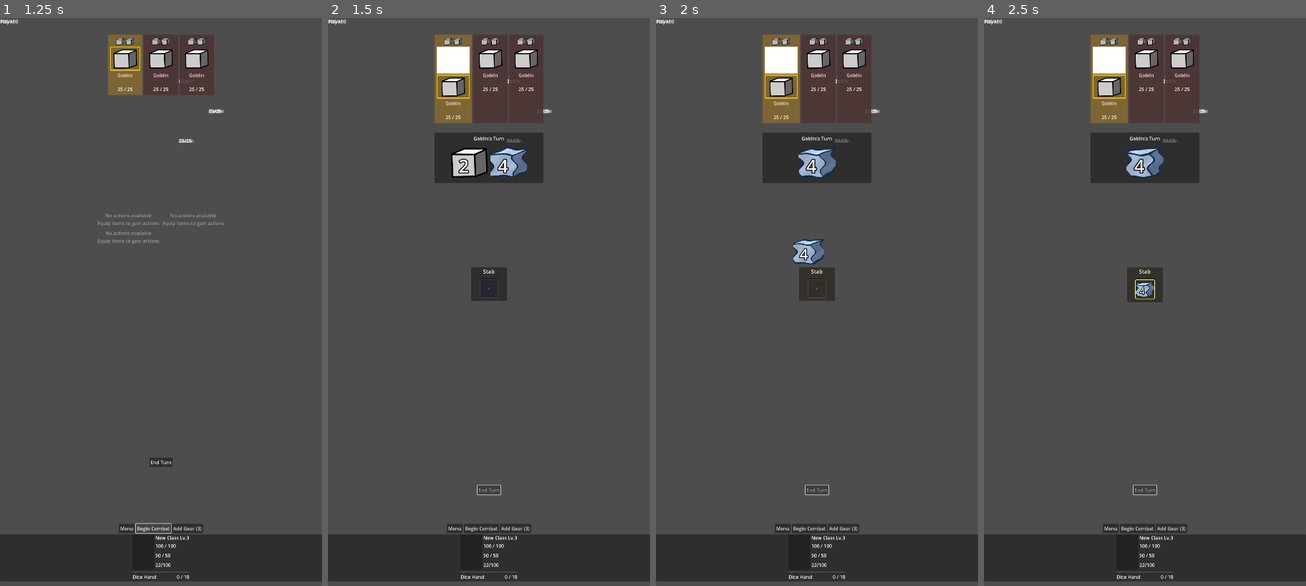
Above: before the commit, frames 1-4 (left to right).
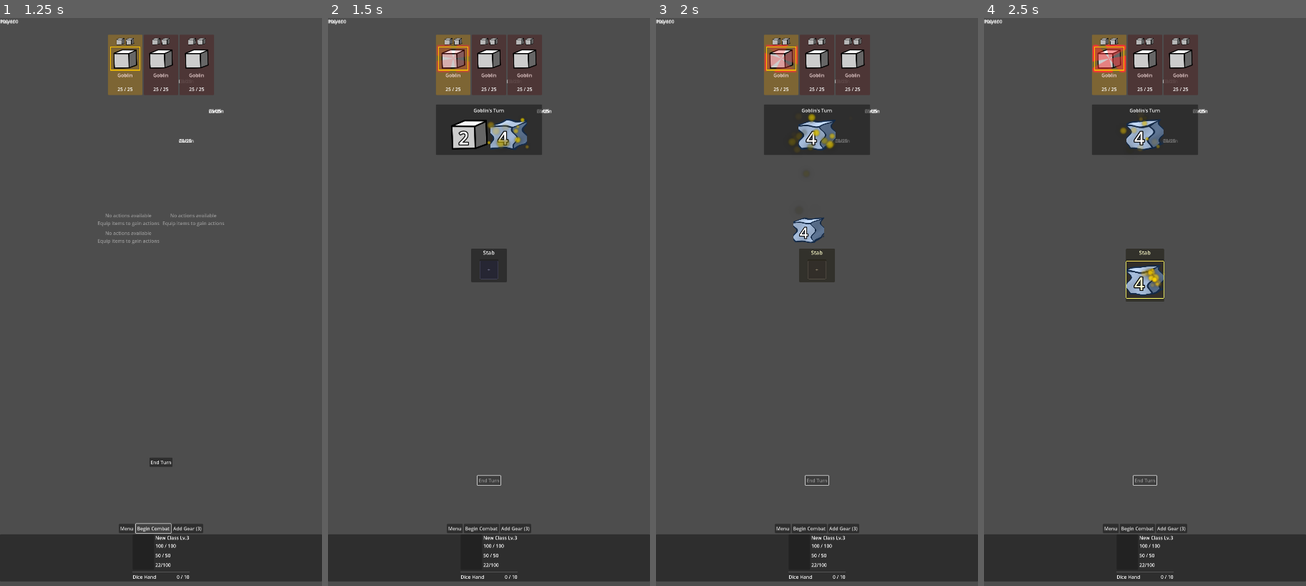
Above: after the commit, the same moments.

Repository: smugmonster66-design/godot-dice-rpg
Game: Godot game, scene res://scenes/game/map_scene.tscn
Two runs of this game, one before a commit and one after it. Both use one fixed random seed, a clock stepped at 60 frames per second and the inputs below.
Inputs (mouse positions are in pixels of both pictures, inside the frame that each line leads up to):
- Up to frame 1 (1.25 s): click "Begin Combat" at 0.5 s
- Up to frame 2 (1.5 s): click "End Turn" at 1.25 s
- Up to frame 3 (2 s): no input
- Up to frame 4 (2.5 s): tap Enter at 2 s; drag from (1109, 80) to (1177, 177) at 2.02 s

Frame 1 is identical in both runs. In frame 2, 6.2% of the frame differs, in the area x 33-68%, y 2-85%; in frame 3, 6.4%; in frame 4, 6.1%.

Commit message:
update

Diff:
--- a/assets/shaders/turn_indicator.gdshader
+++ b/assets/shaders/turn_indicator.gdshader
@@ -31,7 +31,7 @@
 		dist = rounded_box_sdf(uv, vec2(0.9, 0.9), corner_radius);
 	}
 
-	// Create outline band
+	// Create outline band - only visible near the edge
 	float edge = 1.0 - smoothstep(0.0, glow_width * 0.01, abs(dist));
 
 	// Calculate angle for spinning segments
@@ -47,13 +47,15 @@
 	// Pulse effect
 	float pulse = 1.0 - pulse_intensity + sin(TIME * pulse_speed) * pulse_intensity;
 
-	// Combine
+	// Combine for main glow
 	float glow = edge * segment_mask * pulse;
 
-	// Add soft outer glow
-	float outer_glow = (1.0 - smoothstep(0.0, glow_width * 0.025, dist)) * 0.4 * segment_mask * pulse;
-	glow += outer_glow;
+	// Add soft outer glow (only outside the shape)
+	float outer_glow = max(0.0, 1.0 - smoothstep(0.0, glow_width * 0.03, dist)) * 0.5 * segment_mask * pulse;
 
-	// Output - just the glow effect, fully transparent elsewhere
-	COLOR = vec4(glow_color.rgb, glow * glow_color.a);
+	// Final glow amount
+	float final_glow = glow + outer_glow;
+
+	// Output - ONLY the glow, transparent everywhere else
+	COLOR = vec4(glow_color.rgb, final_glow * glow_color.a);
 }
--- a/resources/dice/enemy/d6_goblin_water_enchant.tres
+++ b/resources/dice/enemy/d6_goblin_water_enchant.tres
@@ -1,13 +1,14 @@
-[gd_resource type="Resource" script_class="DieResource" load_steps=5 format=3 uid="uid://rtmmv2m3yyt1"]
+[gd_resource type="Resource" script_class="DieResource" load_steps=6 format=3 uid="uid://rtmmv2m3yyt1"]
 
 [ext_resource type="Texture2D" uid="uid://bpyoyfpeoa6hb" path="res://assets/dice/D6s/d6-basic.png" id="1_axhbu"]
 [ext_resource type="Script" uid="uid://s6ivem1wgjrx" path="res://resources/data/dice_affix.gd" id="1_iqnyg"]
 [ext_resource type="Script" uid="uid://d3l85pyscg85h" path="res://resources/data/die_resource.gd" id="2_qeita"]
 [ext_resource type="Resource" uid="uid://bgdacj1mitxxo" path="res://resources/dice_affixes/water_enchant_dieaffix.tres" id="3_lntug"]
+[ext_resource type="Resource" uid="uid://bjjh553nkxst3" path="res://resources/dice_affixes/sparkly_affix/sparkle_dieaffix.tres" id="4_lntug"]
 
 [resource]
 script = ExtResource("2_qeita")
 display_name = "Goblin Water Die"
 icon = ExtResource("1_axhbu")
-inherent_affixes = Array[ExtResource("1_iqnyg")]([ExtResource("3_lntug")])
+inherent_affixes = Array[ExtResource("1_iqnyg")]([ExtResource("3_lntug"), ExtResource("4_lntug")])
 metadata/_custom_type_script = "uid://d3l85pyscg85h"
--- /dev/null
+++ b/resources/dice_affixes/sparkly_affix/sparkle_dieaffix.tres
@@ -0,0 +1,12 @@
+[gd_resource type="Resource" script_class="DiceAffix" load_steps=3 format=3 uid="uid://bjjh553nkxst3"]
+
+[ext_resource type="Script" uid="uid://s6ivem1wgjrx" path="res://resources/data/dice_affix.gd" id="1_35sk6"]
+[ext_resource type="PackedScene" uid="uid://bwf37oja2yabr" path="res://scenes/effects/sparkle_particles.tscn" id="1_ixeym"]
+
+[resource]
+script = ExtResource("1_35sk6")
+trigger = 2
+visual_effect_type = 3
+particle_scene = ExtResource("1_ixeym")
+visual_priority = 10
+metadata/_custom_type_script = "uid://s6ivem1wgjrx"
--- a/resources/dice_affixes/water_enchant_dieaffix.tres
+++ b/resources/dice_affixes/water_enchant_dieaffix.tres
@@ -1,7 +1,7 @@
 [gd_resource type="Resource" script_class="DiceAffix" load_steps=3 format=3 uid="uid://bgdacj1mitxxo"]
 
 [ext_resource type="Script" uid="uid://s6ivem1wgjrx" path="res://resources/data/dice_affix.gd" id="1_yovjx"]
-[ext_resource type="Material" uid="uid://c7ivlm0ttuq4n" path="res://resources/shader_mats/water_wave_material.tres" id="2_jk1t2"]
+[ext_resource type="Material" uid="uid://c7ivlm0ttuq4n" path="res://resources/materials/water_wave_material.tres" id="2_jk1t2"]
 
 [resource]
 script = ExtResource("1_yovjx")
--- /dev/null
+++ b/scenes/effects/sparkle_particles.tscn
@@ -0,0 +1,31 @@
+[gd_scene load_steps=5 format=3 uid="uid://bwf37oja2yabr"]
+
+[ext_resource type="Texture2D" uid="uid://ya7pgq141gjn" path="res://assets/particles/circle_05.png" id="1_kynaq"]
+
+[sub_resource type="Gradient" id="Gradient_lky2y"]
+offsets = PackedFloat32Array(0, 0.35869566, 1)
+colors = PackedColorArray(0.003921569, 0.003921569, 0.003921569, 0, 0.99242693, 0.8910646, 0, 1, 1, 0.735357, 0.48452926, 0)
+
+[sub_resource type="GradientTexture1D" id="GradientTexture1D_vajmp"]
+gradient = SubResource("Gradient_lky2y")
+
+[sub_resource type="ParticleProcessMaterial" id="ParticleProcessMaterial_xfvg2"]
+particle_flag_disable_z = true
+emission_shape = 3
+emission_box_extents = Vector3(60, 60, 1)
+direction = Vector3(0, -1, 0)
+initial_velocity_min = 20.0
+initial_velocity_max = 50.0
+gravity = Vector3(0, 50, 0)
+scale_min = 0.049999997
+scale_max = 0.14999999
+color = Color(0.90223366, 0.88437605, 0, 1)
+color_ramp = SubResource("GradientTexture1D_vajmp")
+
+[node name="SparkleParticles" type="GPUParticles2D"]
+amount = 12
+texture = ExtResource("1_kynaq")
+lifetime = 0.8
+preprocess = 0.5
+explosiveness = 0.3
+process_material = SubResource("ParticleProcessMaterial_xfvg2")
--- a/scenes/ui/combat/enemy_slot.tscn
+++ b/scenes/ui/combat/enemy_slot.tscn
@@ -1,7 +1,7 @@
 [gd_scene load_steps=4 format=3 uid="uid://c1kmjpwav45is"]
 
 [ext_resource type="Script" uid="uid://c6e0qeqjwtccy" path="res://scripts/ui/combat/enemy_slot.gd" id="1_8vtss"]
-[ext_resource type="Material" uid="uid://bwfd8np5fyexg" path="res://resources/shader_mats/turn_indicator_material.tres" id="2_uy3ip"]
+[ext_resource type="Material" uid="uid://bwfd8np5fyexg" path="res://resources/materials/turn_indicator_material.tres" id="2_uy3ip"]
 
 [sub_resource type="StyleBoxFlat" id="StyleBoxFlat_8vtss"]
 bg_color = Color(0.6, 0.6, 0.6, 0)
--- a/scripts/ui/combat/action_field.gd
+++ b/scripts/ui/combat/action_field.gd
@@ -279,40 +279,25 @@
 
 	return true
 
-func _drop_data(_at_position: Vector2, data):
-	"""Handle die drop"""
-	if is_disabled:
-		return
-
-	var die = data.die as DieResource
-	if not die:
-		return
-
-	# Get source info from drop data
-	var source_visual = data.get("visual", null) as Control
-	var source_position = data.get("source_position", Vector2.ZERO)
-	var source_slot_index = data.get("slot_index", -1)
-
-	# If source visual provided, get its global position
-	if source_visual and is_instance_valid(source_visual):
-		source_position = source_visual.global_position
-		# Hide the source visual
-		source_visual.modulate.a = 0.3
-
-	# Place die with animation
-	place_die_animated(die, source_position, source_visual, source_slot_index)
-	action_selected.emit(self)
-
-func place_die_animated(die: DieResource, from_position: Vector2, source_visual: Control, source_slot_index: int):
+func _drop_data(_at_position: Vector2, data: Variant):
+	if data is Dictionary and data.has("die"):
+		var die = data["die"] as DieResource
+		var source_visual = data.get("visual", null)
+		var source_position = data.get("source_position", global_position)
+		var source_slot_index = data.get("slot_index", -1)
+
+		# Mark source as placed BEFORE animation
+		if source_visual and source_visual.has_method("mark_as_placed"):
+			source_visual.mark_as_placed()
+
+		place_die_animated(die, source_position, source_visual, source_slot_index)
+
+func place_die_animated(die: DieResource, from_position: Vector2, source_visual: Control = null, source_slot_index: int = -1):
 	"""Place a die with snap animation"""
-	if placed_dice.size() >= die_slots:
-		return
-	if is_disabled:
+	if placed_dice.size() >= die_slot_panels.size():
 		return
 
 	placed_dice.append(die)
-
-	# Store source info for return animation
 	dice_source_info.append({
 		"visual": source_visual,
 		"position": from_position,
@@ -330,15 +315,20 @@
 	for child in slot_panel.get_children():
 		child.queue_free()
 
-	# Create die visual
-	var die_visual = _create_placed_die_visual(die)
+	# Create die visual - START HIDDEN
+	var die_visual = _create_placed_die_visual(die, true)
 	slot_panel.add_child(die_visual)
 	dice_visuals.append(die_visual)
 
+	# Fade in quickly
+	var fade_tween = create_tween()
+	fade_tween.tween_property(die_visual, "modulate:a", 1.0, 0.1)
+
 	# Animate snap to slot
 	_animate_snap_to_slot(die_visual, slot_panel, from_position)
 
 	update_icon_state()
+
 
 func _animate_snap_to_slot(die_visual: Control, slot_panel: PanelContainer, from_position: Vector2):
 	"""Animate die snapping to its slot"""
@@ -375,30 +365,29 @@
 	"""Place a die without animation (for programmatic placement)"""
 	place_die_animated(die, global_position, null, -1)
 
-func _create_placed_die_visual(die: DieResource) -> Control:
+func _create_placed_die_visual(die: DieResource, start_hidden: bool = false) -> Control:
 	"""Create a visual for a placed die using DieVisual scene"""
 	var die_visual_scene = preload("res://scenes/ui/components/die_visual.tscn")
-	var visual = die_visual_scene.instantiate() as DieVisual
-
-	if not visual:
-		return null
-
-	visual.can_drag = false
-	visual.mouse_filter = Control.MOUSE_FILTER_IGNORE
-	visual.set_die(die)
-
-	# Create a container to hold and scale the visual
-	var container = Control.new()
-	container.custom_minimum_size = Vector2(62, 62)
-	container.clip_contents = true
-	container.mouse_filter = Control.MOUSE_FILTER_IGNORE
-
-	# Add visual and scale it
-	container.add_child(visual)
+	var visual = die_visual_scene.instantiate()
+
+	# Start hidden if requested (before adding to tree)
+	if start_hidden:
+		visual.modulate.a = 0
+
+	# Set die data
+	if visual.has_method("set_die"):
+		visual.set_die(die)
+
+	# Disable dragging
+	if visual.has_method("set"):
+		visual.set("can_drag", false)
+
+	# Configure size AFTER set_die so the visual is ready
+	visual.custom_minimum_size = Vector2(62, 62)
 	visual.scale = Vector2(0.5, 0.5)
-	visual.position = Vector2.ZERO
-
-	return container
+	visual.pivot_offset = Vector2(62, 62)
+
+	return visual
 
 # ============================================================================
 # ACTION STATE
--- a/scripts/ui/combat/combat_ui.gd
+++ b/scripts/ui/combat/combat_ui.gd
@@ -773,6 +773,7 @@
 	vbox.add_child(value_label)
 
 
+
 func _place_die_in_field_slot(field: ActionField, die: DieResource, slot_index: int):
 	"""Place a die directly into an action field slot"""
 	if slot_index >= field.die_slot_panels.size():
@@ -787,10 +788,30 @@
 	# Add die to placed_dice array
 	field.placed_dice.append(die)
 
-	# Create visual in slot
-	var die_visual = field._create_placed_die_visual(die)
+	# Create visual - start hidden
+	var die_visual_scene = preload("res://scenes/ui/components/die_visual.tscn")
+	var die_visual = die_visual_scene.instantiate()
+	die_visual.modulate.a = 0
+
+	# Add to tree FIRST
 	slot_panel.add_child(die_visual)
 	field.dice_visuals.append(die_visual)
+
+	# THEN set die and configure size
+	if die_visual.has_method("set_die"):
+		die_visual.set_die(die)
+	if die_visual.has_method("set"):
+		die_visual.set("can_drag", false)
+
+	# Apply sizing after in tree
+	die_visual.custom_minimum_size = Vector2(62, 62)
+	die_visual.size = Vector2(62, 62)
+	die_visual.scale = Vector2(0.5, 0.5)
+	die_visual.pivot_offset = Vector2(62, 62)
+
+	# Fade in
+	var tween = create_tween()
+	tween.tween_property(die_visual, "modulate:a", 1.0, 0.1)
 
 	# Flash effect on slot
 	var original_style = slot_panel.get_theme_stylebox("panel")
@@ -800,10 +821,9 @@
 		flash_style.set_border_width_all(2)
 		slot_panel.add_theme_stylebox_override("panel", flash_style)
 
-		# Revert after delay
-		var tween = create_tween()
-		tween.tween_interval(0.2)
-		tween.tween_callback(func():
+		var revert_tween = create_tween()
+		revert_tween.tween_interval(0.2)
+		revert_tween.tween_callback(func():
 			if is_instance_valid(slot_panel):
 				var revert_style = StyleBoxFlat.new()
 				revert_style.bg_color = Color(0.2, 0.2, 0.25)
--- a/scripts/ui/combat/enemy_slot.gd
+++ b/scripts/ui/combat/enemy_slot.gd
@@ -81,29 +81,39 @@
 
 # Add new function
 func _setup_turn_indicator():
-	"""Setup turn indicator shader"""
+	# Find or create the node
 	if not turn_indicator:
-		# Create it if not in scene
 		turn_indicator = ColorRect.new()
 		turn_indicator.name = "TurnIndicatorRect"
-		turn_indicator.custom_minimum_size = Vector2(110, 90)
 		turn_indicator.mouse_filter = Control.MOUSE_FILTER_IGNORE
 		turn_indicator.visible = false
-
-		# Insert before portrait
-		var vbox = $MarginContainer/VBox
-		if vbox and portrait_rect:
-			vbox.add_child(turn_indicator)
-			vbox.move_child(turn_indicator, portrait_rect.get_index())
-
-	# Load and apply shader material
+		turn_indicator.color = Color.WHITE
+
+		portrait_rect.add_child(turn_indicator)
+		portrait_rect.move_child(turn_indicator, 0)
+
+		turn_indicator.set_anchors_preset(Control.PRESET_FULL_RECT)
+		turn_indicator.offset_left = -8
+		turn_indicator.offset_top = -8
+		turn_indicator.offset_right = 8
+		turn_indicator.offset_bottom = 8
+
+	# ALWAYS apply material (even if node existed)
 	var shader_path = "res://resources/materials/turn_indicator_material.tres"
 	if ResourceLoader.exists(shader_path):
 		var base_material = load(shader_path) as ShaderMaterial
 		if base_material:
 			turn_indicator_material = base_material.duplicate()
 			turn_indicator.material = turn_indicator_material
-
+			print("✅ Turn indicator material applied")
+		else:
+			print("❌ Failed to load as ShaderMaterial")
+	else:
+		print("❌ Shader path doesn't exist: ", shader_path)
+	print("Turn indicator created: ", turn_indicator)
+	print("  Parent: ", turn_indicator.get_parent())
+	print("  Material: ", turn_indicator.material)
+	print("  Visible: ", turn_indicator.visible)
 
 # ============================================================================
 # PUBLIC METHODS
@@ -195,8 +205,11 @@
 
 # Add public methods
 func show_turn_indicator():
+	print("show_turn_indicator called")
+	print("  turn_indicator: ", turn_indicator)
 	"""Show the turn indicator for this enemy's turn"""
 	if turn_indicator:
+		print("  material: ", turn_indicator.material)
 		# Check if we have a portrait
 		var has_portrait = portrait_rect and portrait_rect.texture != null
 		if turn_indicator_material:
--- a/scripts/ui/components/die_visual.gd
+++ b/scripts/ui/components/die_visual.gd
@@ -43,6 +43,7 @@
 # Drag state
 var _drag_hide_tween: Tween = null
 var _is_being_dragged: bool = false
+var _was_placed: bool = false
 
 # ============================================================================
 # SIGNALS
@@ -108,6 +109,12 @@
 	particle_container.custom_minimum_size = effect_size
 	particle_container.size = effect_size
 	add_child(particle_container)
+
+
+# Add new function
+func mark_as_placed():
+	"""Called by action field when die is successfully placed"""
+	_was_placed = true
 
 # ============================================================================
 # DIE MANAGEMENT
@@ -363,6 +370,7 @@
 	if _is_being_dragged:
 		visible = false
 
+# Update _notification
 func _notification(what: int):
 	if what == NOTIFICATION_DRAG_END:
 		_is_being_dragged = false
@@ -371,8 +379,12 @@
 			_drag_hide_tween.kill()
 		_drag_hide_tween = null
 
-		visible = true
-		modulate = Color.WHITE
+		# Only restore if NOT placed in an action field
+		if not _was_placed:
+			visible = true
+			modulate = Color.WHITE
+		# If placed, stay hidden - pool refresh will handle cleanup
+
 
 func _create_drag_preview() -> Control:
 	var face_size = Vector2(124, 124)
--- a/shaders/enemy_selection_outline.gdshader
+++ b/shaders/enemy_selection_outline.gdshader
@@ -1,43 +1,81 @@
 // res://shaders/enemy_selection_outline.gdshader
+
 shader_type canvas_item;
 
 uniform vec4 outline_color : source_color = vec4(1.0, 0.9, 0.2, 1.0);
+
 uniform float outline_width : hint_range(0.0, 10.0) = 3.0;
+
 uniform float pulse_speed : hint_range(0.0, 10.0) = 2.0;
+
 uniform float pulse_min : hint_range(0.0, 1.0) = 0.4;
+
 uniform float pulse_max : hint_range(0.0, 1.0) = 1.0;
+
 uniform bool enabled = false;
 
 void fragment() {
+
     vec4 tex_color = texture(TEXTURE, UV);
 
+
+
     // Calculate pulse factor
+
     float pulse = (sin(TIME * pulse_speed) + 1.0) * 0.5;
+
     float alpha_mult = mix(pulse_min, pulse_max, pulse);
 
+
+
     // Sample neighboring pixels for outline
+
     vec2 pixel_size = 1.0 / vec2(textureSize(TEXTURE, 0));
+
     float outline_alpha = 0.0;
 
+
+
     // Check surrounding pixels
+
     for (float x = -outline_width; x <= outline_width; x += 1.0) {
+
         for (float y = -outline_width; y <= outline_width; y += 1.0) {
+
             if (x != 0.0 || y != 0.0) {
+
                 vec2 offset = vec2(x, y) * pixel_size;
+
                 float neighbor_alpha = texture(TEXTURE, UV + offset).a;
+
                 outline_alpha = max(outline_alpha, neighbor_alpha);
+
             }
+
         }
+
     }
 
+
+
     // Determine final color
+
     // If disabled, just use texture
+
     // If enabled and current pixel is transparent but neighbors aren't, draw outline
+
     // Otherwise use texture
 
+
+
     float is_outline_pixel = step(0.1, outline_alpha) * step(tex_color.a, 0.1);
+
     float use_outline = float(enabled) * is_outline_pixel;
 
+
+
     vec4 outline_result = vec4(outline_color.rgb, outline_color.a * alpha_mult);
+
     COLOR = mix(tex_color, outline_result, use_outline);
+
 }
Binary file added: assets/particles/circle_05.png
Not shown, added: assets/particles/circle_05.png.import
Renamed: resources/shader_mats/turn_indicator_material.tres -> resources/materials/turn_indicator_material.tres
Renamed: resources/shader_mats/water_wave_material.tres -> resources/materials/water_wave_material.tres
